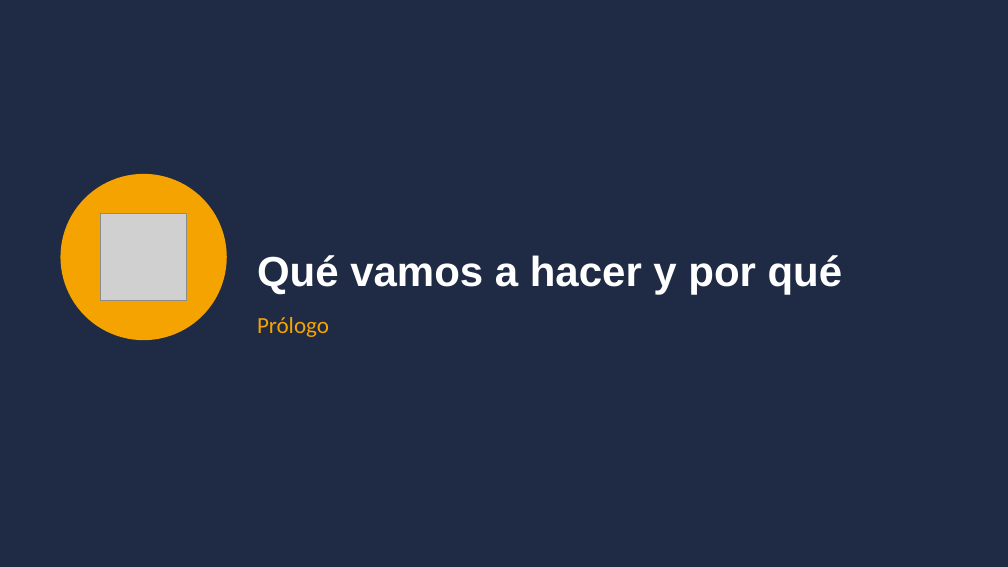
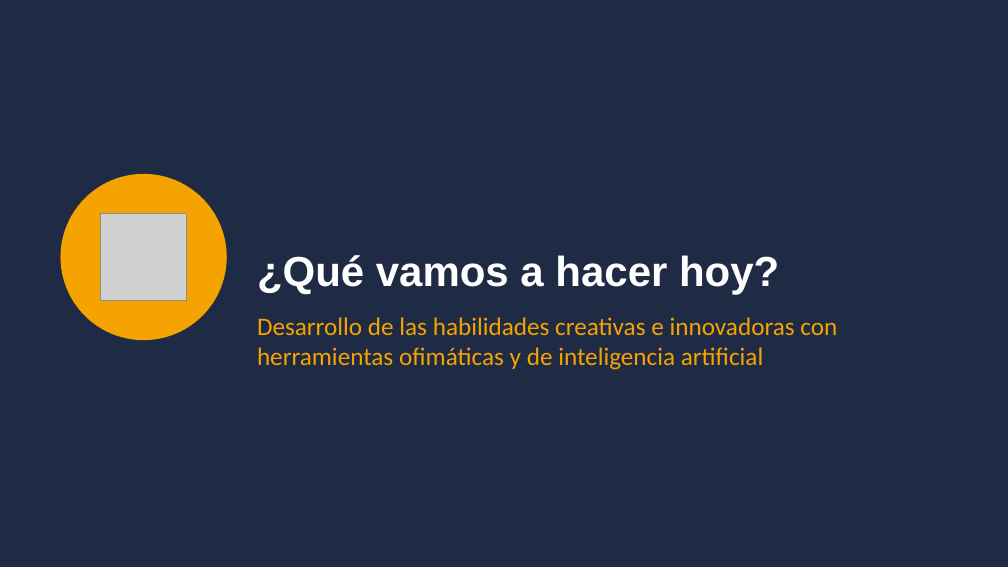
Before and after one commit to jjnieto/creatividad-ofimatica-ia, a slide deck: slide 1 of diapositivas/Curso.pptx. Drawn at 1008x567 pixels with LibreOffice and Linux fonts; fonts in the diff are those of the drawing; grey boxes stand for pictures. Boxes give left, top, right and bottom in pixels: in the first picture for what was removed or moved away, otherwise in the second. Text is boxed around its words. In the diff, an @@ line names an element or a change of style, - is before the commit and + after.

```diff
--- a/diapositivas/Curso.pptx
+++ b/diapositivas/Curso.pptx
@@ title at <box>257,255,779,294</box>: text changed @@
-Qué vamos a hacer y por qué
+¿Qué vamos a hacer hoy?
@@ text at <box>257,317,837,370</box>: text changed; size 22 to 24 pt @@
-Prólogo
+Desarrollo de las habilidades creativas e innovadoras con herramientas ofimáticas y de inteligencia artificial
```
Also in this commit, not shown: 2 other slides changed.
